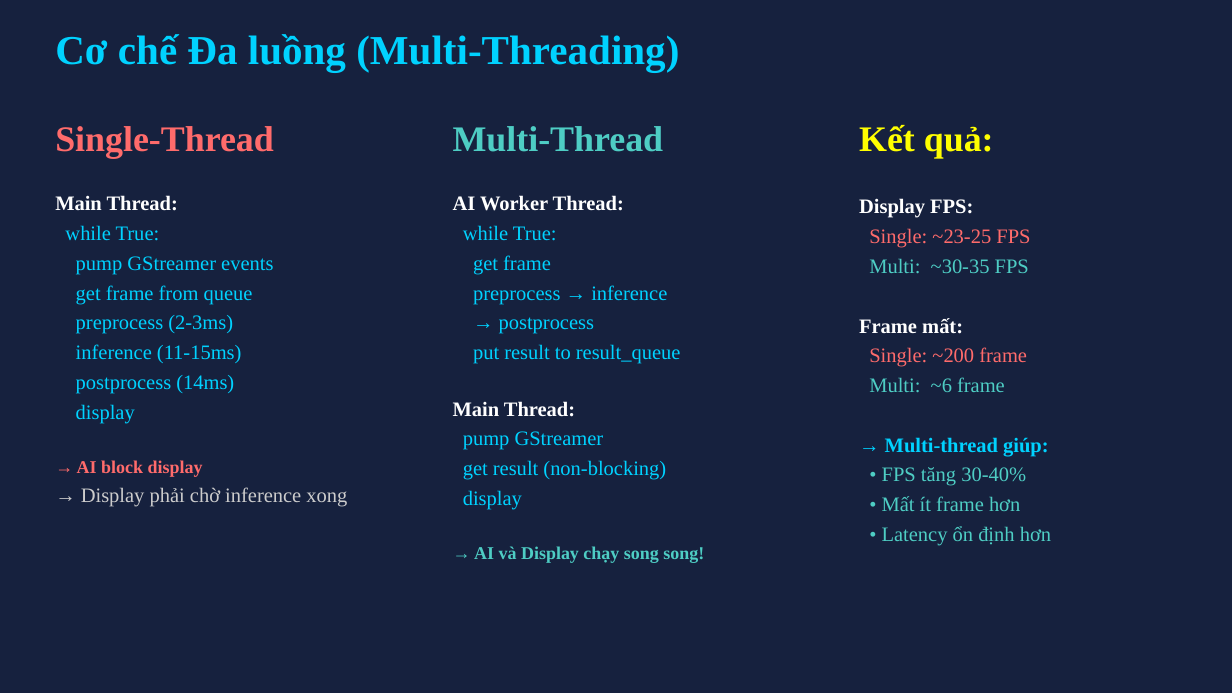
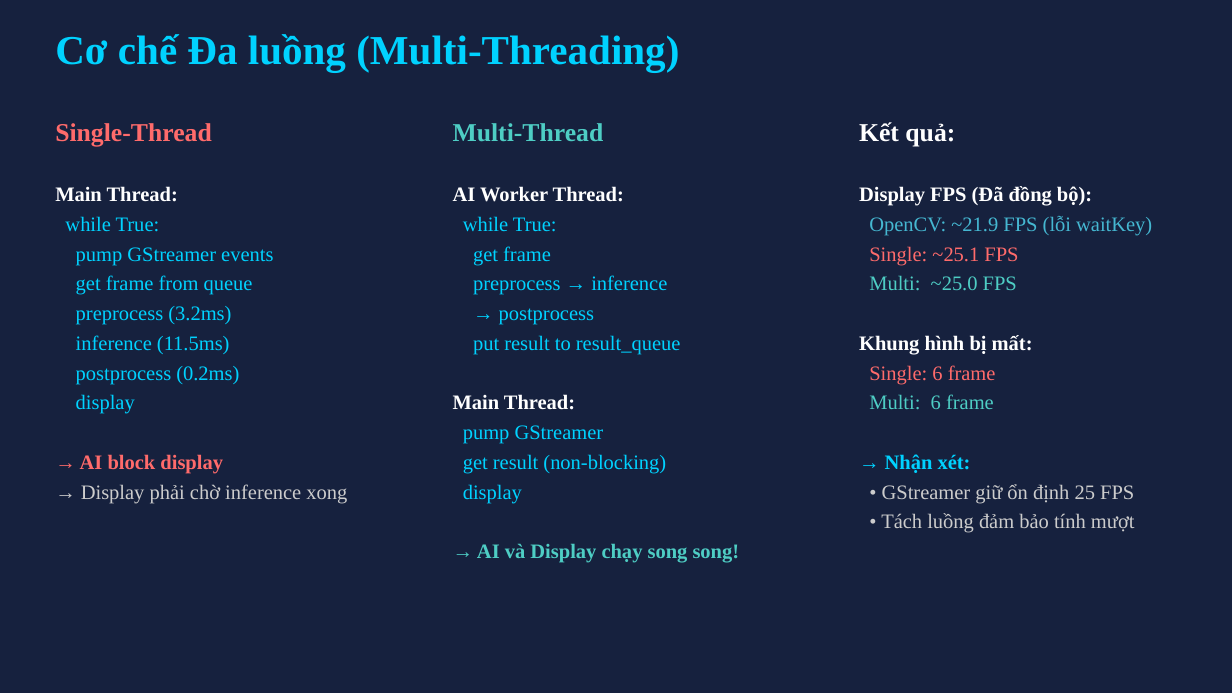
Before and after one commit to phucngongac2901/project_object_detection_benchmark, a slide deck: slide 9 of slide/Đo_luong_va_danh_gia_hieu_nang.pptx. Drawn at 1232x693 pixels with LibreOffice and Linux fonts; fonts in the diff are those of the drawing. Boxes give left, top, right and bottom in pixels: in the first picture for what was removed or moved away, otherwise in the second. Text is boxed around its words. In the diff, an @@ line names an element or a change of style, - is before the commit and + after.

```diff
--- a/slide/Đo_luong_va_danh_gia_hieu_nang.pptx
+++ b/slide/Đo_luong_va_danh_gia_hieu_nang.pptx
@@ text at (55,123,223,474): size 28 to 20 pt in "Single-Thread"; size 14 to 16 pt in "→ AI block display" @@
@@ text at (453,123,740,563): size 28 to 20 pt in "Multi-Thread"; size 14 to 16 pt in "→ AI và Display chạy song song!" @@
@@ text at (859,122,955,146): size 28 to 20 pt, text colour #FFFF00 to #FFFFFF in "Kết quả:" @@
@@ text at (859,186,1152,533): text changed; text colour #4ECDC4 to #CCCCCC @@
-Display FPS:
-Single: ~23-25 FPS
-Multi: ~30-35 FPS
-Frame mất:
-Single: ~200 frame
-Multi: ~6 frame
-→ Multi-thread giúp:
-• FPS tăng 30-40%
-• Mất ít frame hơn
-• Latency ổn định hơn
+Display FPS (Đã đồng bộ):
+OpenCV: ~21.9 FPS (lỗi waitKey)
+Single: ~25.1 FPS
+Multi: ~25.0 FPS
+Khung hình bị mất:
+Single: 6 frame
+Multi: 6 frame
+→ Nhận xét:
+• GStreamer giữ ổn định 25 FPS
+• Tách luồng đảm bảo tính mượt
@@ text at (76,306,239,385): text changed @@
-preprocess (2-3ms)
-inference (11-15ms)
-postprocess (14ms)
+preprocess (3.2ms)
+inference (11.5ms)
+postprocess (0.2ms)
```
Also in this commit, not shown: 9 other slides changed, 1 slide added, 1 slide removed, 29 other files.
